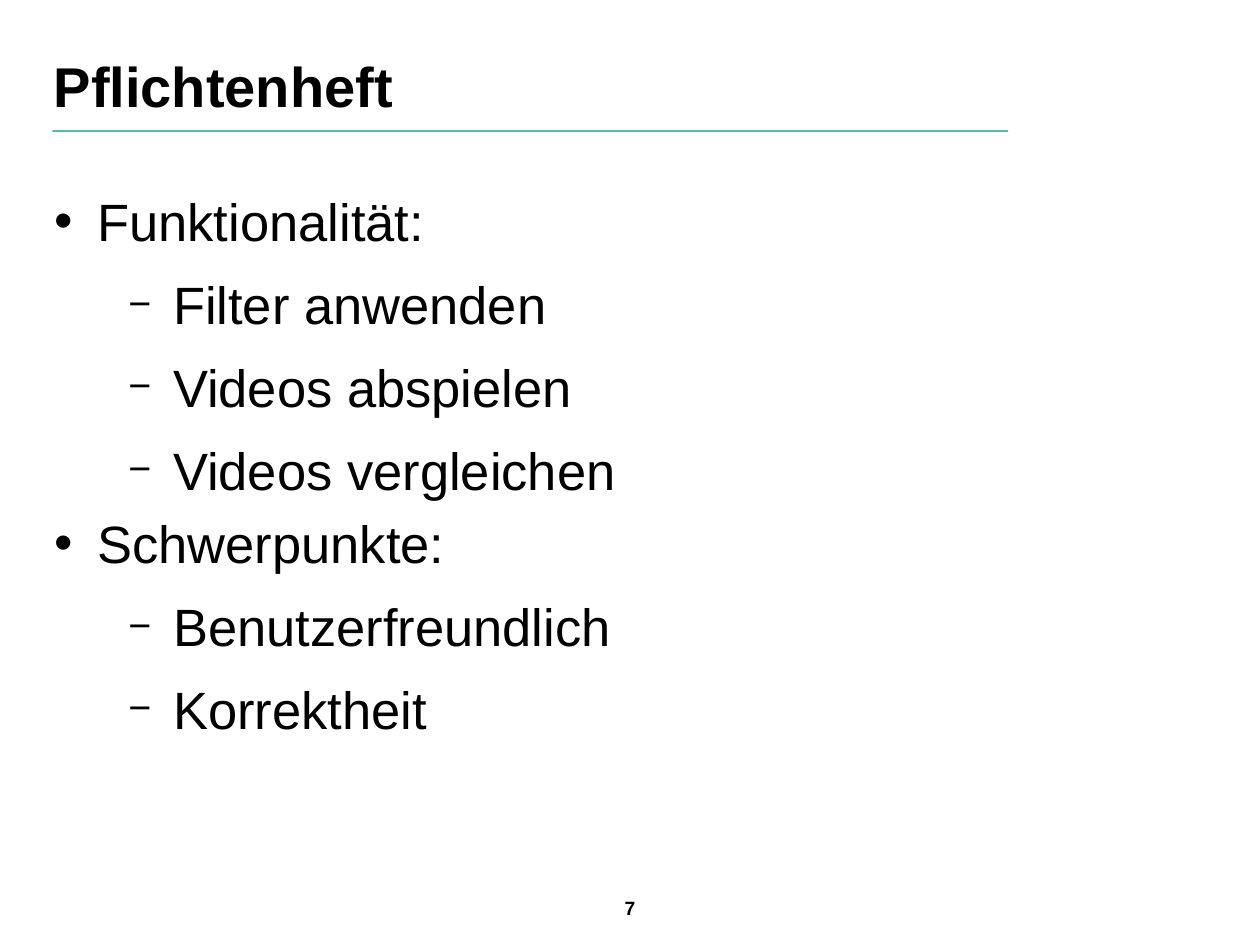
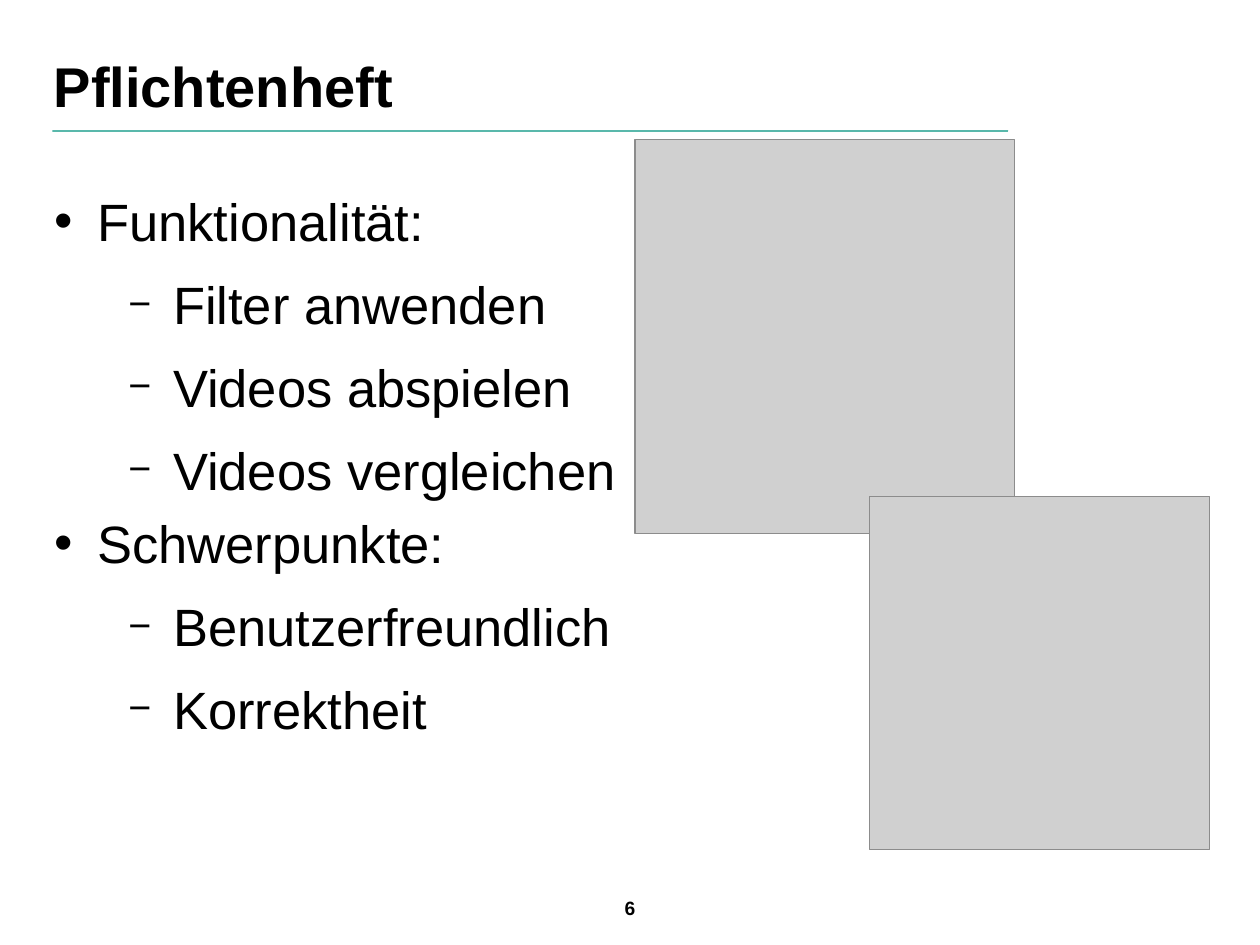
Before and after one commit to SuppenGeist/pse-ws1516-videoencoder-ta, a slide deck: slide 6 of Präsentation/Präsentation.odp (slide 7 before the commit). Drawn at 1260x945 pixels with LibreOffice and Linux fonts; fonts in the diff are those of the drawing; grey boxes stand for pictures; background and template pictures are left out. Boxes give left, top, right and bottom in pixels: in the first picture for what was removed or moved away, otherwise in the second. Text is boxed around its words. In the diff, an @@ line names an element or a change of style, - is before the commit and + after.

```diff
--- a/Präsentation/Präsentation.odp
+++ b/Präsentation/Präsentation.odp
@@ picture added at <box>635,140,1014,534</box> @@
@@ picture added at <box>869,496,1210,849</box> @@
@@ page number at <box>625,901,636,915</box>: text changed @@
-7
+6
```
Also in this commit, not shown: 7 other slides changed, 2 slides added, 1 slide removed.
